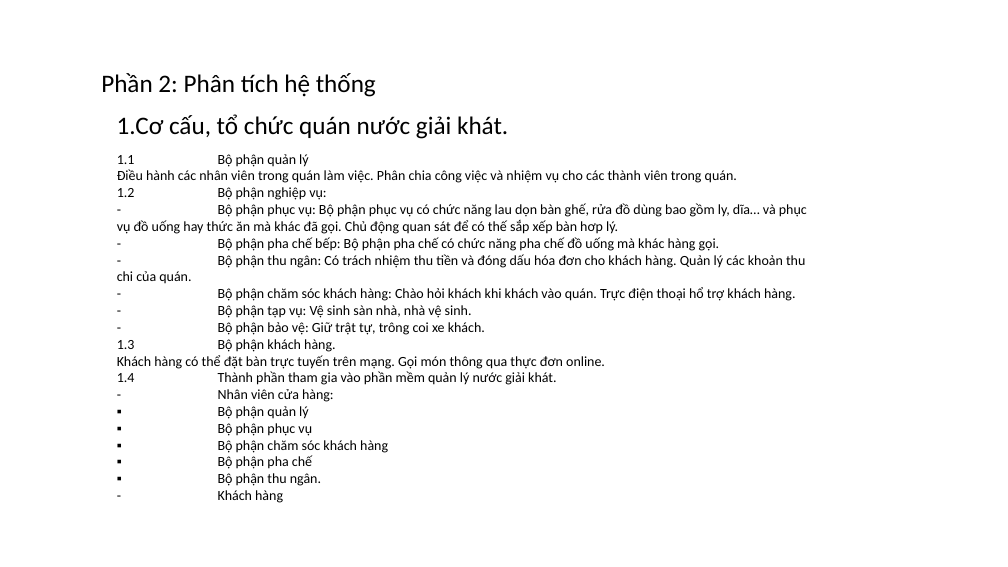
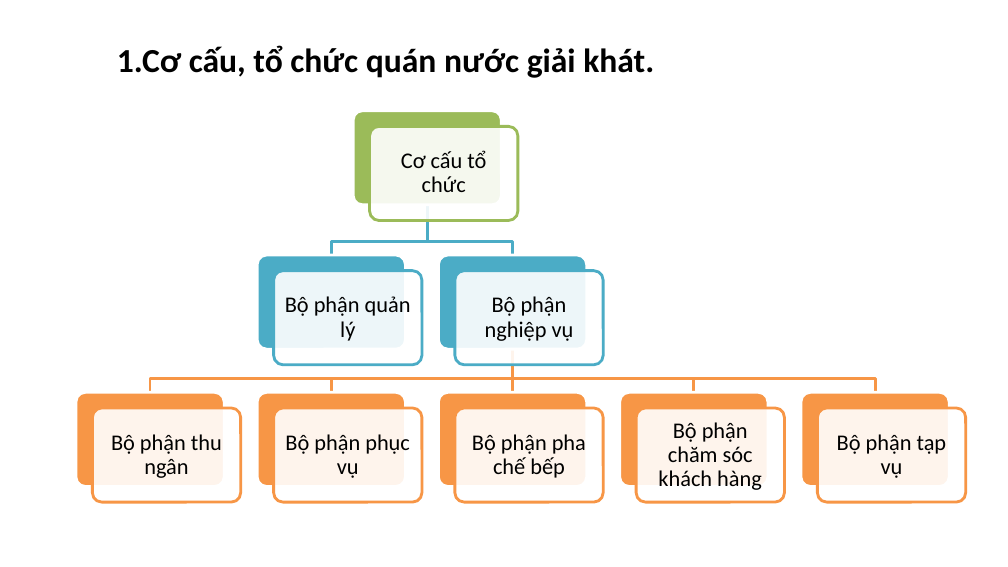
Before and after one commit to datduong97/Congnghephanmem, a slide deck: slide 8 of bccnpm2.pptx (slide 7 before the commit). Drawn at 1008x567 pixels with LibreOffice and Linux fonts; fonts in the diff are those of the drawing; background and template pictures are left out. Boxes give left, top, right and bottom in pixels: in the first picture for what was removed or moved away, otherwise in the second. Text is boxed around its words. In the diff, an @@ line names an element or a change of style, - is before the commit and + after.

```diff
--- a/bccnpm2.pptx
+++ b/bccnpm2.pptx
@@ text "1.Cơ cấu, tổ chức quán ...": place and size @@
-text "1.Cơ cấu, tổ chức quán ..." at (117, 114, 508, 139)
+text "1.Cơ cấu, tổ chức quán ..." at (117, 45, 654, 78)
@@ text "1.Cơ cấu, tổ chức quán ..." at (117, 45, 654, 78): size 18 to 24 pt, bold on @@
@@ text removed at (101, 73, 376, 97) @@
-Phần 2: Phân tích hệ thống
@@ text removed at (117, 154, 807, 503) @@
-1.1 Bộ phận quản lý
-Điều hành các nhân viên trong quán làm việc. Phân chia công việc và nhiệm vụ cho các thành viên trong quán.
-1.2 Bộ phận nghiệp vụ:
-- Bộ phận phục vụ: Bộ phận phục vụ có chức năng lau dọn bàn ghế, rửa đồ dùng bao gồm ly, dĩa… và phục vụ đồ uống hay thức ăn mà khác đã gọi. Chủ động quan sát để có thế sắp xếp bàn hơp lý.
-- Bộ phận pha chế bếp: Bộ phận pha chế có chức năng pha chế đồ uống mà khác hàng gọi.
-- Bộ phận thu ngân: Có trách nhiệm thu tiền và đóng dấu hóa đơn cho khách hàng. Quản lý các khoản thu chi của quán.
-- Bộ phận chăm sóc khách hàng: Chào hỏi khách khi khách vào quán. Trực điện thoại hổ trợ khách hàng.
-- Bộ phận tạp vụ: Vệ sinh sàn nhà, nhà vệ sinh.
-- Bộ phận bảo vệ: Giữ trật tự, trông coi xe khách.
-1.3 Bộ phận khách hàng.
-Khách hàng có thể đặt bàn trực tuyến trên mạng. Gọi món thông qua thực đơn online.
-1.4 Thành phần tham gia vào phần mềm quản lý nước giải khát.
-- Nhân viên cửa hàng:
-▪ Bộ phận quản lý
-▪ Bộ phận phục vụ
-▪ Bộ phận chăm sóc khách hàng
-▪ Bộ phận pha chế
-▪ Bộ phận thu ngân.
-- Khách hàng
@@ group added at (76, 111, 966, 502): 16 rounded rectangles, 8 texts, 7 freeform shapes @@
+Cơ cấu tổ chức
+Bộ phận quản lý
+Bộ phận nghiệp vụ
+Bộ phận thu ngân
+Bộ phận phục vụ
+Bộ phận pha chế bếp
+Bộ phận chăm sóc khách hàng
+Bộ phận tạp vụ
```
Also in this commit, not shown: 6 other slides changed, 4 slides added, 2 slides removed, 1 other file.
